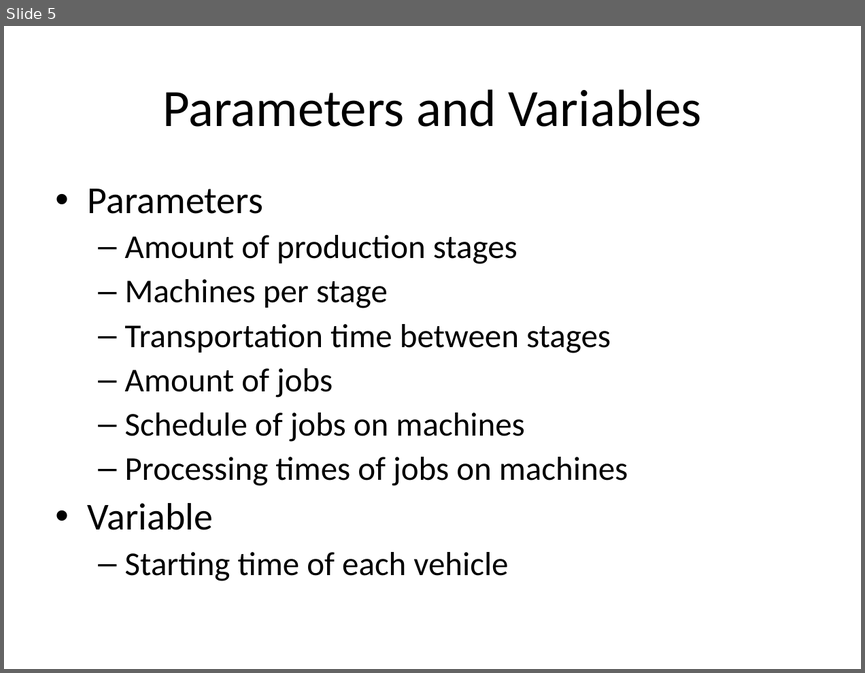
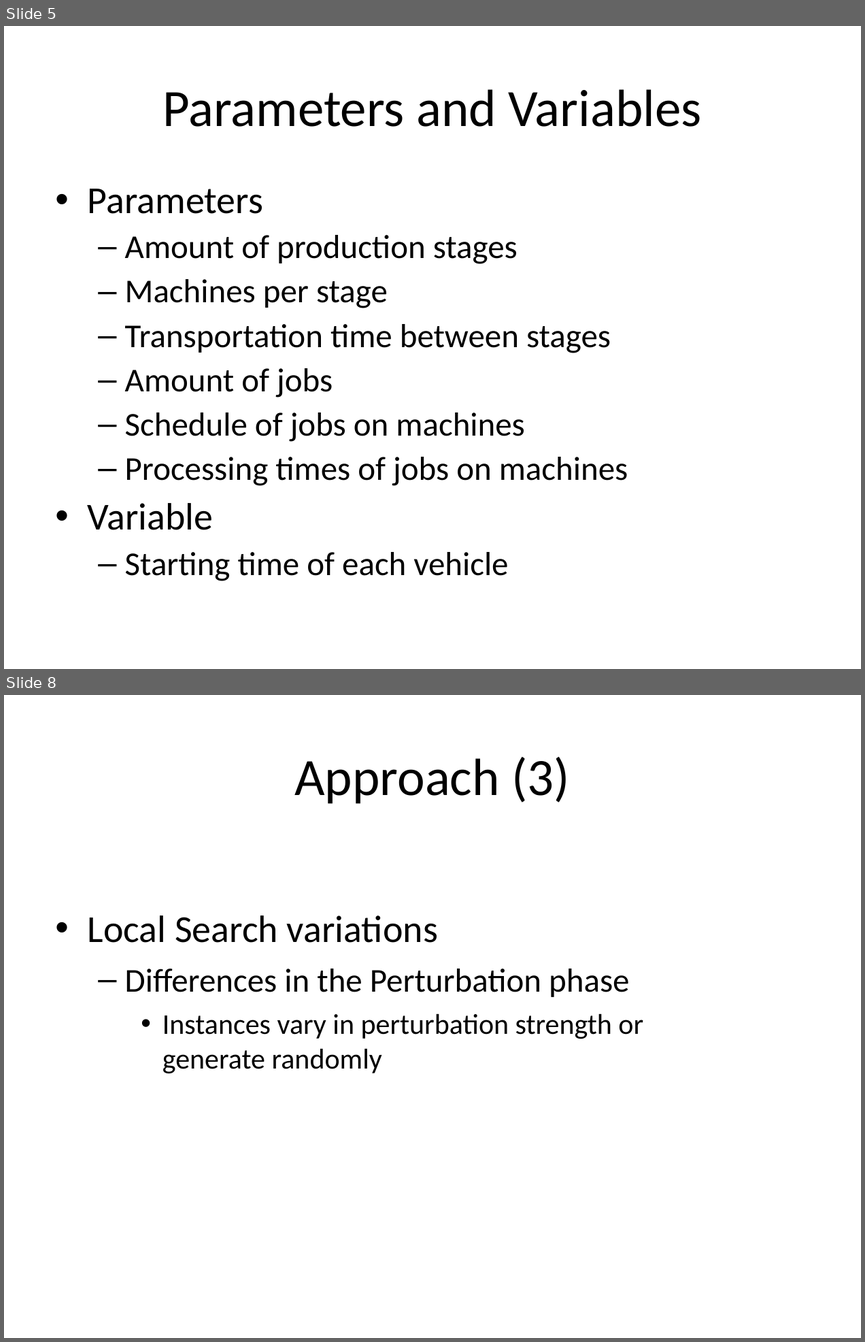
Before and after one commit to Saight/fms, a slide deck: Local Search Algorithms for Scheduling Vehicles in Cyclic.ppt. Shown one above the other, each under a label of ours: slide 5 before the commit, slides 5 and 8 after it; the slides between them are not shown. The pictures are 865x673 and 865x1342 pixels, drawn with LibreOffice and Linux fonts; fonts in the diff are those of the drawing. Boxes give left, top, right and bottom in pixels: in the first picture for what was removed or moved away, otherwise in the second. Text is boxed around its words. In the diff, an @@ line names an element or a change of style, - is before the commit and + after.

```diff
--- a/Local Search Algorithms for Scheduling Vehicles in Cyclic.ppt
+++ b/Local Search Algorithms for Scheduling Vehicles in Cyclic.ppt
@@ slide 8 added at (4, 695, 861, 1338), background #FFFFFF @@
@@ title added at (294, 757, 570, 804), 44 pt, text #000000 @@
+Approach (3)
@@ text added at (88, 915, 643, 1074), 24 pt, text #000000 @@
+• Local Search variations
+  – Differences in the Perturbation phase
+    • Instances vary in perturbation strength or
+      generate randomly
```
Also in this commit, not shown: 1 slide changed, 1 other slide added.
